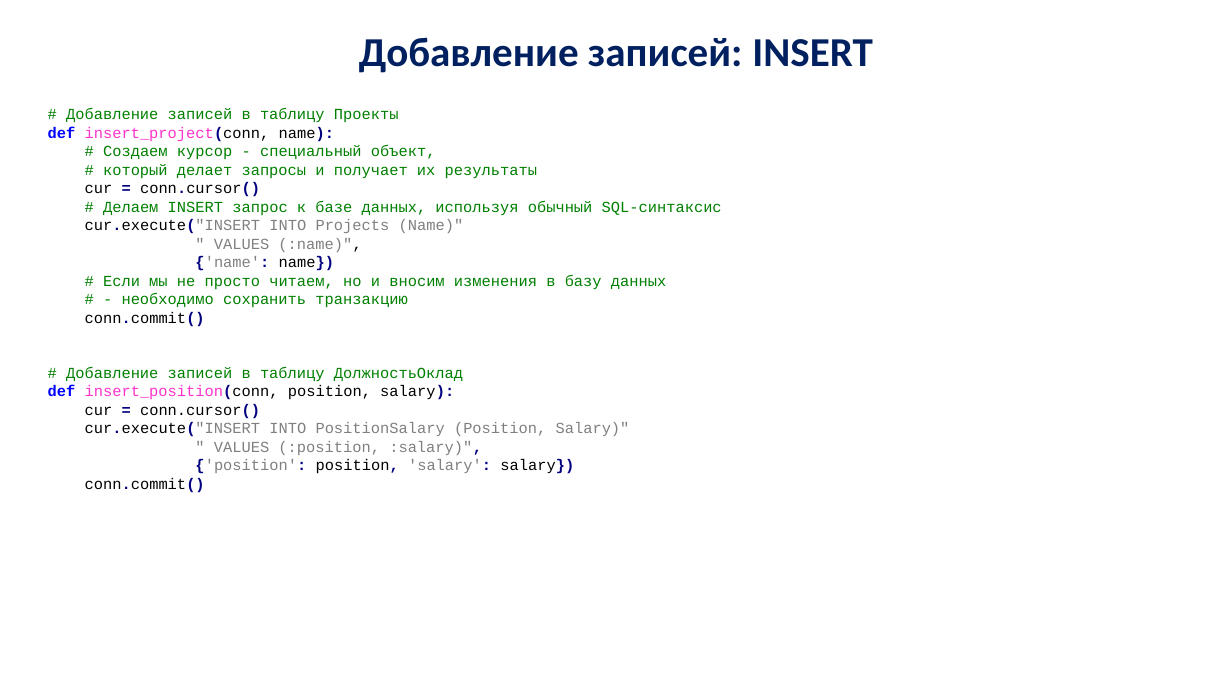
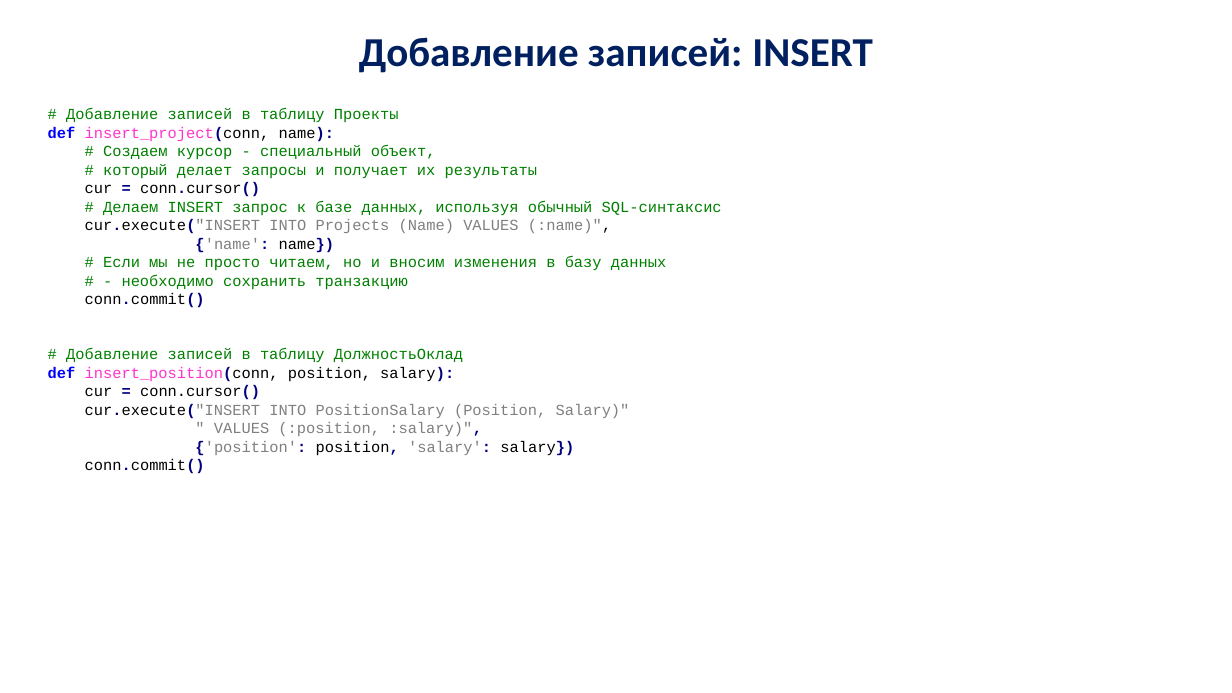
Before and after one commit to vamishnin/PythonCoursePro, a slide deck: slide 26 of Lectures/py_lec_11.pptx. Drawn at 1232x693 pixels with LibreOffice and Linux fonts; fonts in the diff are those of the drawing; background and template pictures are left out. Boxes give left, top, right and bottom in pixels: in the first picture for what was removed or moved away, otherwise in the second. Text is boxed around its words. In the diff, an @@ line names an element or a change of style, - is before the commit and + after.

```diff
--- a/Lectures/py_lec_11.pptx
+++ b/Lectures/py_lec_11.pptx
@@ text at bbox=[85, 219, 611, 234]: text changed @@
-cur.execute("INSERT INTO Projects (Name)"
-" VALUES (:name)",
+cur.execute("INSERT INTO Projects (Name) VALUES (:name)",
```
Also in this commit, not shown: 1 other slide changed, 1 other file.
